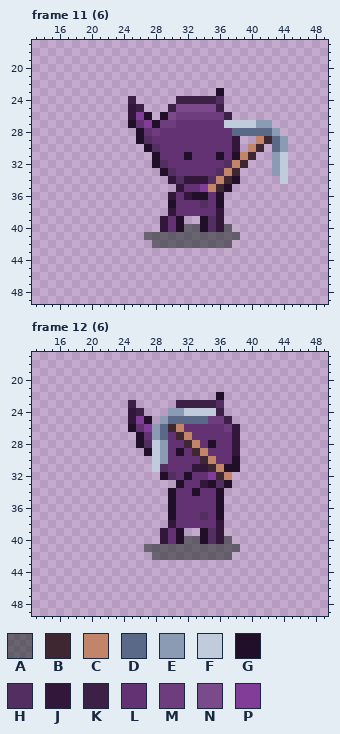
Two states of a pixel-art file, assets/art/npc/goblin-npc.aseprite. The picture above is the old version.
128x128 pixels, 12 frames. Colours within 5 levels of each other are drawn and written as one. Shown: frame 11 (6): x 13..49, y 17..49; frame 12 (6): x 13..49, y 17..49. The commit also changed other frames, which this record leaves out.
Palette (. is transparent): A #0d1c127d  B #3e2731  C #c28569  D #5a6988  E #8b9bb4  F #c0cbdc  G #210e29  H #532e61  J #32173b  K #3c2045  L #633273  M #6d3d7d  N #7a4a8a  P #823d99
After the commit:
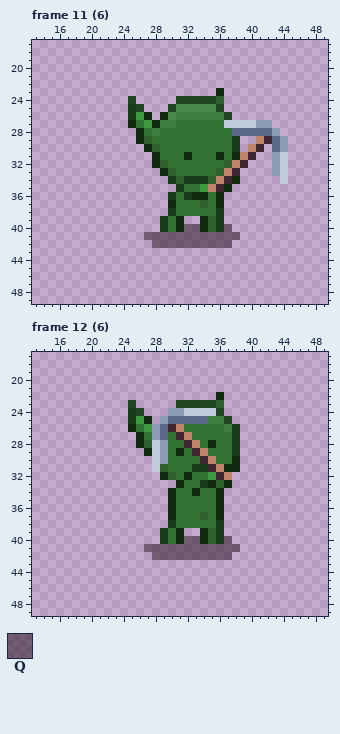
Colours new in this view: Q #1c0d167d
The edit:
colour G: #210e29 -> #0f290e
colour H: #532e61 -> #2e612e
colour J: #32173b -> #173b18
colour K: #3c2045 -> #204521
colour L: #633273 -> #327333
colour M: #6d3d7d -> #3d7d3e
colour N: #7a4a8a -> #4a8a4b
colour P: #823d99 -> #3d993f
Frame 11 (6), layer "gob":
y 40: x 32..33 AA -> QQ; x 37 A -> Q
y 41: x 27..38 AAAAAAAAAAAA -> QQQQQQQQQQQQ
y 42: x 28..37 AAAAAAAAAA -> QQQQQQQQQQ
Frame 12 (6), layer "gob": the same change as frame 11 (6)
